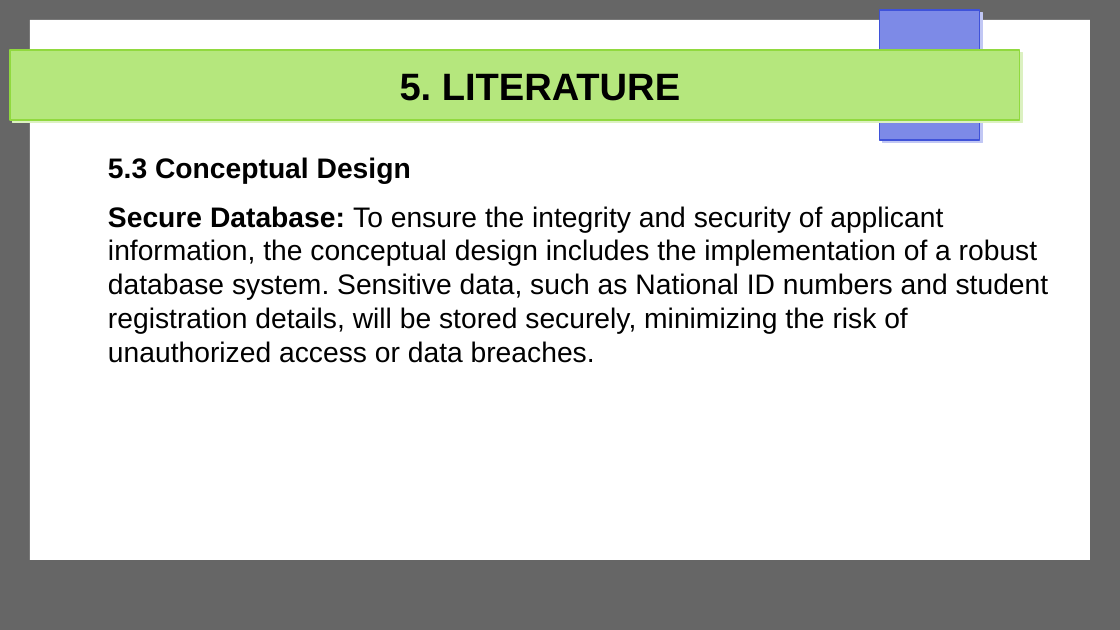
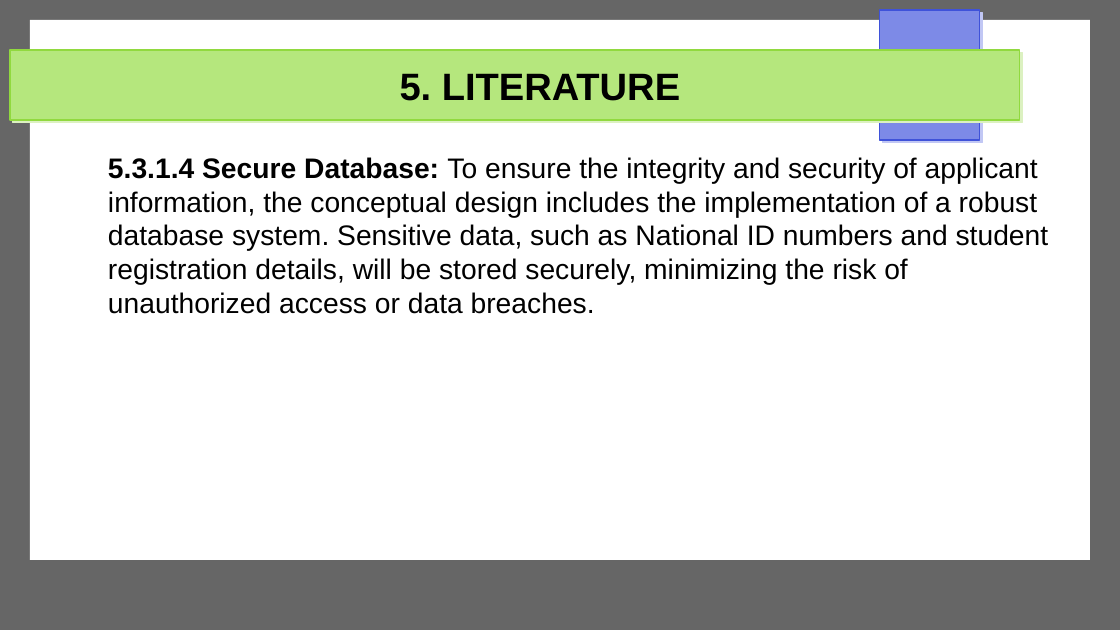
Before and after one commit to Michael-Otieno-Kasuku/Mashinani, a slide deck: slide 16 of docs/proposal/mashinani.pptx (slide 17 before the commit). Drawn at 1120x630 pixels with LibreOffice and Linux fonts; fonts in the diff are those of the drawing. Boxes give left, top, right and bottom in pixels: in the first picture for what was removed or moved away, otherwise in the second. Text is boxed around its words. In the diff, an @@ line names an element or a change of style, - is before the commit and + after.

```diff
--- a/docs/proposal/mashinani.pptx
+++ b/docs/proposal/mashinani.pptx
@@ text at bbox=[108, 157, 1049, 314]: text changed @@
-5.3 Conceptual Design
-Secure Database: To ensure the integrity and security of applicant information, the conceptual design includes the implementation of a robust database system. Sensitive data, such as National ID numbers and student registration details, will be stored securely, minimizing the risk of unauthorized access or data breaches.
+5.3.1.4 Secure Database: To ensure the integrity and security of applicant information, the conceptual design includes the implementation of a robust database system. Sensitive data, such as National ID numbers and student registration details, will be stored securely, minimizing the risk of unauthorized access or data breaches.
```
Also in this commit, not shown: 9 other slides changed, 4 slides added, 4 slides removed, 3 other files.
